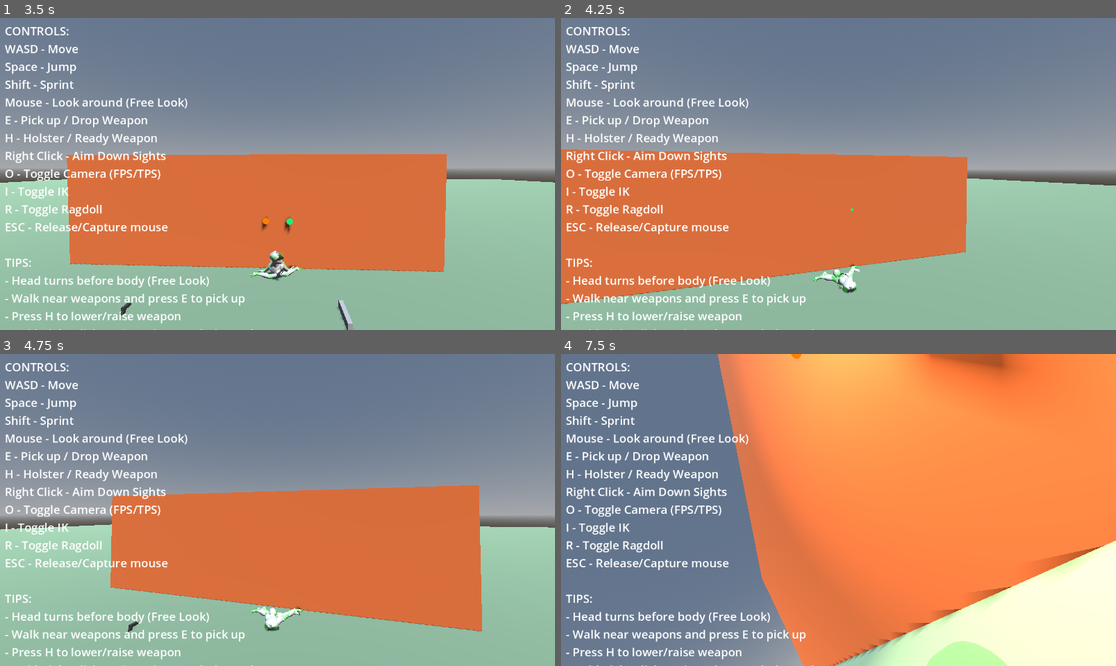
Above: before the commit, frames 1-4 (two rows, left to right).
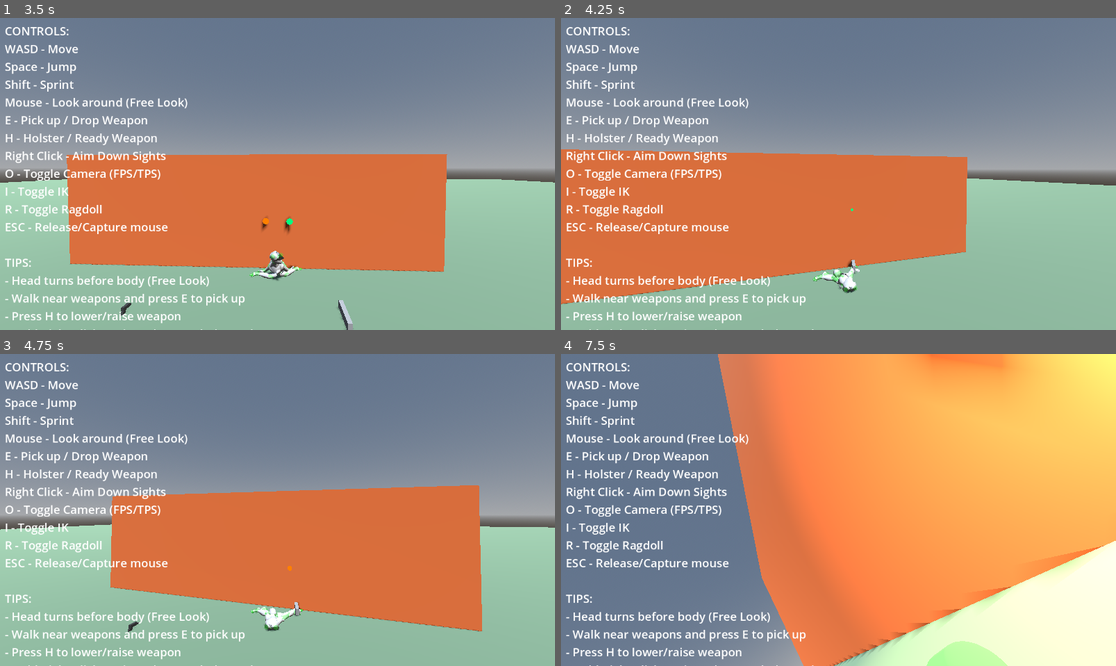
Above: after the commit, the same moments.

Repository: lmf-git/fpsikanimragdoll
Game: Godot game, scene res://world.tscn
Two runs of this game, one before a commit and one after it. Both use one fixed random seed, a clock stepped at 60 frames per second and the inputs below.
Inputs (mouse positions are in pixels of both pictures, inside the frame that each line leads up to):
- Up to frame 1 (3.5 s): tap Enter at 0.5 s; move the mouse to (305, 174) at 0.52 s; hold Shift (sprint) 0.53-1.28 s; hold W (move_forward) from 0.53 s (still down); click (305, 174) at 0.67 s; tap Space (jump) at 0.77, 1.52, 3.02 s; move the mouse to (249, 174) at 1.27 s; tap O (toggle_camera) at 1.35 s; move the mouse to (288, 167) at 2.02 s; hold I (toggle_ik) 2.03-2.78 s; move the mouse to (271, 180) at 2.77 s; tap R (toggle_ragdoll) at 2.85 s; click (271, 180) at 2.92 s
- Up to frame 2 (4.25 s): keep holding W (move_forward); move the mouse to (877, 177) at 3.52 s; tap E at 3.6 s; tap Space (jump) at 3.77 s
- Up to frame 3 (4.75 s): keep holding W (move_forward); move the mouse to (233, 506) at 4.27 s; tap Ctrl at 4.35 s; tap Space (jump) at 4.52 s
- Up to frame 4 (7.5 s): move the mouse to (844, 510) at 5.02 s; tap H at 5.1 s; click (844, 510) at 5.17 s; move the mouse to (816, 503) at 5.77 s; release W (move_forward) at 5.78 s; hold D (move_right) 5.78-6.53 s; tap Shift (sprint) at 5.85 s; tap Space (jump) at 6.02, 6.77 s; move the mouse to (866, 510) at 6.52 s; hold O (toggle_camera) 6.53-7.28 s; hold W (move_forward) from 6.53 s (still down); move the mouse to (810, 510) at 7.27 s; tap I (toggle_ik) at 7.35 s; click (810, 510) at 7.42 s

Frame 1 is identical in both runs. In frame 2, less than 0.1% of the frame differs, in the area x 51-54%, y 77-82%; in frame 3, less than 0.1%; in frame 4, 26%, in the area x 31-100%, y 0-90%.

Commit message:
Fix weapon spinning issue - use local transform instead of global
Problem:
- Weapon was parented to hand bone via BoneAttachment3D
- _update_weapon_to_hand() was setting global_transform every frame
- This created conflict: weapon trying to follow parent AND manual global positioning
- Result: weapon spinning out of control

Solution:
- Use local transform instead of global transform
- Weapon naturally follows hand bone through parent relationship
- Only set local rotation to match camera aim direction
- Only set local position to align grip with hand bone origin

How it works:
1. Get camera aim direction in global space
2. Build weapon basis in global space (pointing at camera aim)
3. Convert to local space: local_basis = parent_basis⁻¹ × global_basis
4. Set weapon's local rotation to local_basis
5. Set weapon's local position to align grip with hand origin

Result: Weapon follows hand bone smoothly, no spinning

Diff:
--- a/character_controller.gd
+++ b/character_controller.gd
@@ -2134,7 +2134,7 @@
 				left_wrist_target.global_position = left_wrist_rest
 
 func _update_weapon_to_hand():
-	"""Position weapon at IK target location (called AFTER IK is applied)"""
+	"""Update weapon orientation to match camera aim (called AFTER IK is applied)"""
 	if not equipped_weapon:
 		return
 
@@ -2143,37 +2143,33 @@
 	if not active_camera:
 		return
 
-	# Get the right hand IK target - this is where we want the weapon grip to be
-	var ik_targets_node = get_node_or_null("IKTargets")
-	if not ik_targets_node:
-		return
-
-	var right_hand_target = ik_targets_node.get_node_or_null("RightHandTarget")
-	if not right_hand_target:
-		return
-
-	# STEP 1: Orient weapon to point where camera is aiming
+	# The weapon is parented to hand bone via BoneAttachment3D, so it follows the hand automatically
+	# We only need to set the local rotation to point forward along camera aim
 	if equipped_weapon.main_grip:
-		# Get camera aim direction
+		# Get parent transform (hand bone)
+		var parent = equipped_weapon.get_parent()
+		if not parent:
+			return
+
+		# Get camera aim direction in global space
 		var camera_forward = -active_camera.global_transform.basis.z
 		var camera_right = active_camera.global_transform.basis.x
 		var camera_up = active_camera.global_transform.basis.y
 
-		# Make weapon point forward along camera aim
-		# Weapon's local -Z axis should point along camera forward
-		# Build basis: right=camera_right, up=camera_up, forward=-camera_forward (Godot uses -Z as forward)
-		var weapon_basis = Basis(camera_right, camera_up, -camera_forward)
-		equipped_weapon.global_transform.basis = weapon_basis
-
-		# Position weapon so grip aligns with hand IK target (not hand bone)
+		# Build weapon basis in global space
+		var weapon_global_basis = Basis(camera_right, camera_up, -camera_forward)
+
+		# Convert to local space relative to parent
+		var parent_global_basis = parent.global_transform.basis
+		var weapon_local_basis = parent_global_basis.inverse() * weapon_global_basis
+
+		# Set local rotation only (position is handled by grip offset)
+		equipped_weapon.transform.basis = weapon_local_basis
+
+		# Set local position so grip aligns with hand bone origin
 		var grip_local_pos = equipped_weapon.main_grip.position
-		var grip_world_offset = equipped_weapon.global_transform.basis * grip_local_pos
-		equipped_weapon.global_position = right_hand_target.global_position - grip_world_offset
-	else:
-		# Fallback: point weapon forward from hand target position
-		var camera_forward = -active_camera.global_transform.basis.z
-		equipped_weapon.global_position = right_hand_target.global_position
-		equipped_weapon.look_at(right_hand_target.global_position + camera_forward * 10.0, Vector3.UP)
+		var grip_offset = weapon_local_basis * grip_local_pos
+		equipped_weapon.transform.origin = -grip_offset
 
 func _process(_delta):
 	# WEAPON UPDATE ORDER - CRITICAL for proper IK-based positioning:
